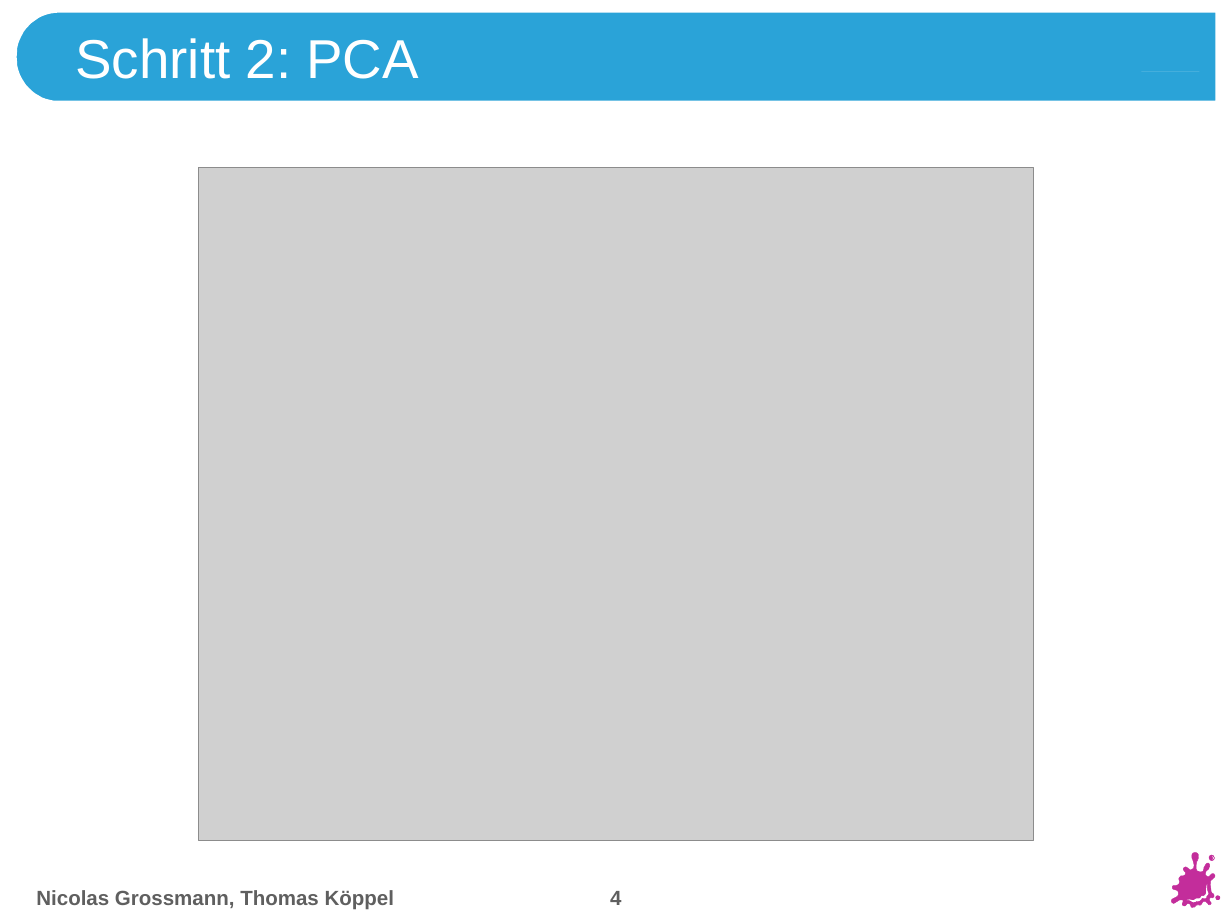
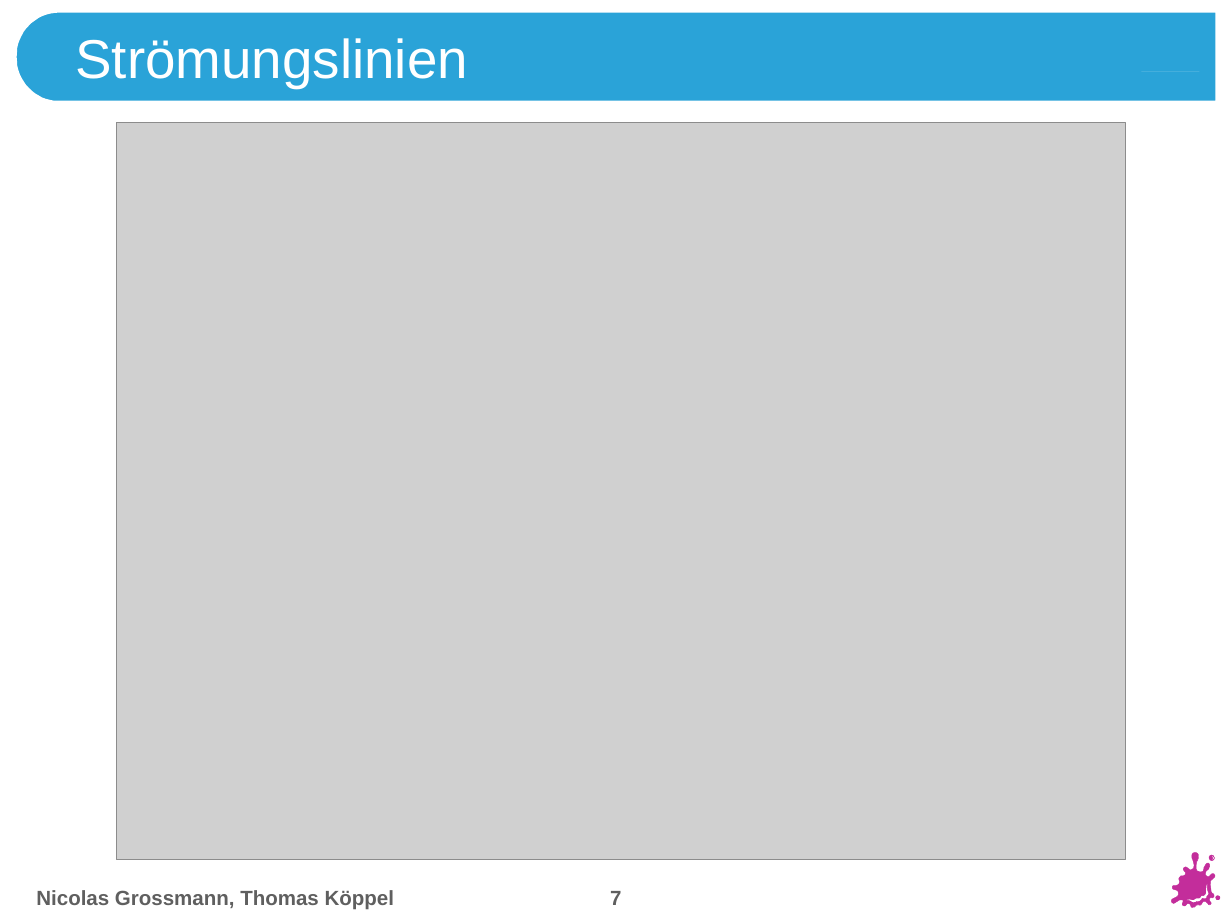
Before and after one commit to e1325103/SVP, a slide deck: slide 7 of Presentation/Presentation186.pptx (slide 4 before the commit). Drawn at 1232x924 pixels with LibreOffice and Linux fonts; fonts in the diff are those of the drawing; grey boxes stand for pictures; background and template pictures are left out. Boxes give left, top, right and bottom in pixels: in the first picture for what was removed or moved away, otherwise in the second. Text is boxed around its words. In the diff, an @@ line names an element or a change of style, - is before the commit and + after.

```diff
--- a/Presentation/Presentation186.pptx
+++ b/Presentation/Presentation186.pptx
@@ title at [75,38,467,88]: text changed @@
-Schritt 2: PCA
+Strömungslinien
@@ picture: place and size @@
-picture at [198,168,1034,840]
+picture at [116,122,1125,860]
@@ page number at [610,891,621,905]: text changed @@
-4
+7
```
Also in this commit, not shown: 4 other slides changed, 7 slides added, 6 other files.
